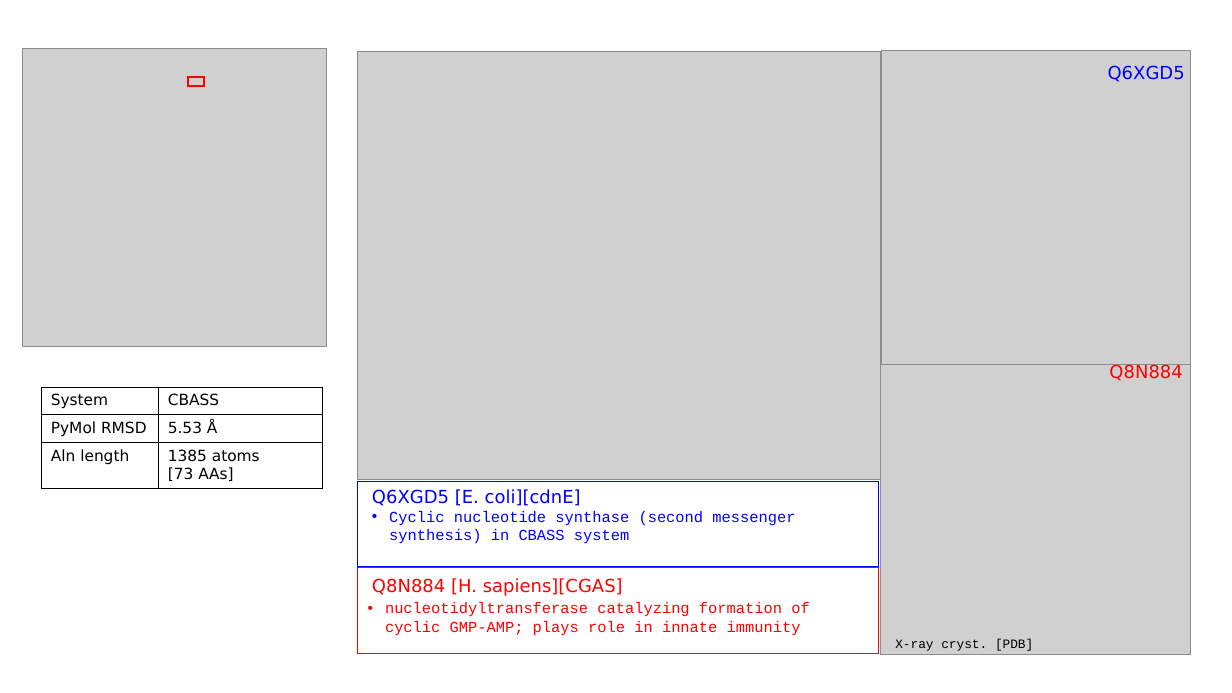
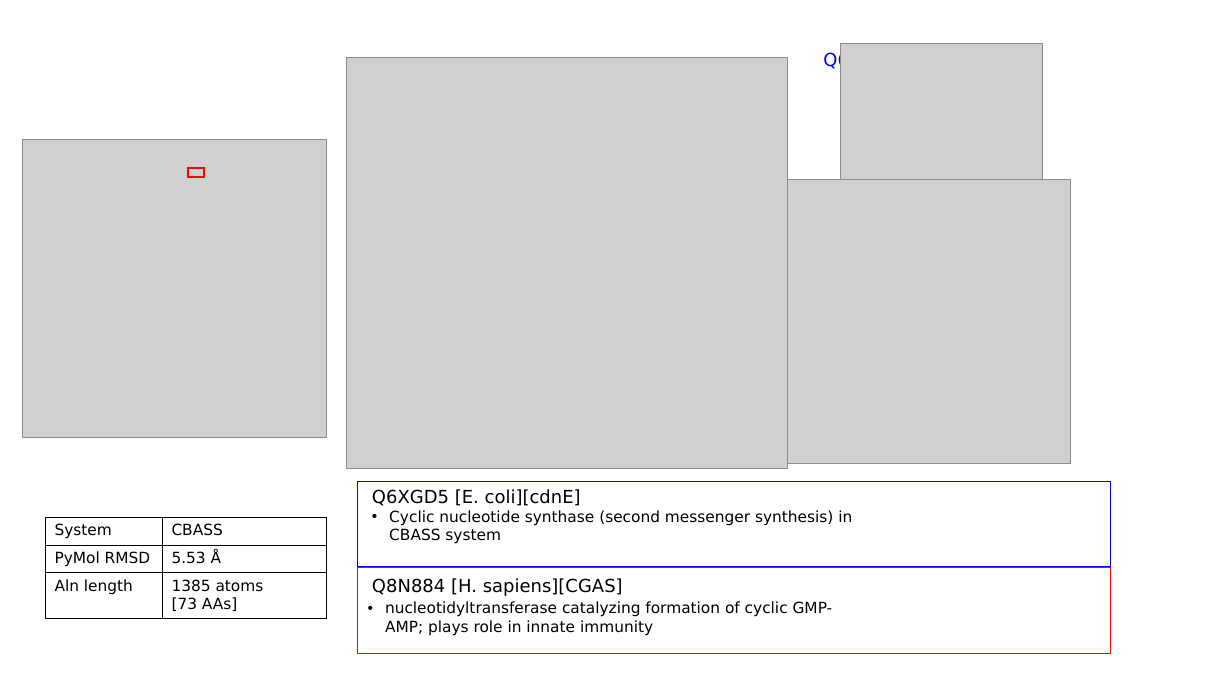
Before and after one commit to juliandeanmoran/BISSH, a slide deck: slide 14 of reports/2026-04-10_projectUpdate_2_jmoran.pptx. Drawn at 1232x693 pixels with LibreOffice and Linux fonts; fonts in the diff are those of the drawing; grey boxes stand for pictures. Boxes give left, top, right and bottom in pixels: in the first picture for what was removed or moved away, otherwise in the second. Text is boxed around its words. In the diff, an @@ line names an element or a change of style, - is before the commit and + after.

```diff
--- a/reports/2026-04-10_projectUpdate_2_jmoran.pptx
+++ b/reports/2026-04-10_projectUpdate_2_jmoran.pptx
@@ picture: place and size @@
-picture at [358,51,881,479]
+picture at [347,57,788,469]
@@ text "Q6XGD5": place and size @@
-text "Q6XGD5" at [1108,65,1185,82]
+text "Q6XGD5" at [823,52,900,71]
@@ picture added at [841,43,1043,192] @@
@@ picture removed at [882,51,1191,365] @@
@@ picture: place and size @@
-picture at [22,49,326,347]
+picture at [22,140,326,437]
@@ rectangle: place and size @@
-rectangle at [188,77,203,86]
+rectangle at [188,168,203,177]
@@ picture added at [787,180,1070,464] @@
@@ picture removed at [881,365,1190,654] @@
@@ text removed at [1109,364,1182,381] @@
-Q8N884
@@ rectangle: place and size @@
-rectangle at [358,482,879,567]
+rectangle at [358,482,1110,567]
@@ text "Q6XGD5 [E. coli][cdnE]" at [372,489,581,506]: text colour #0000FF to #000000 @@
@@ text "Cyclic nucleotide synthase (second messenger ..." at [389,510,852,544]: font Courier New to DejaVu Sans, text colour #0000FF to #000000 @@
@@ table: place and size @@
-table at [42,387,323,489]
+table at [45,518,327,619]
@@ rectangle: place and size @@
-rectangle at [358,568,879,653]
+rectangle at [358,568,1110,653]
@@ text "nucleotidyltransferase catalyzing formation of cyclic ..." at [385,601,833,636]: font Courier New to DejaVu Sans, text colour #FF0000 to #000000 @@
@@ text "Q8N884 [H. sapiens][CGAS]" at [372,578,623,596]: text colour #FF0000 to #000000 @@
@@ text removed at [895,639,1033,651] @@
-X-ray cryst. [PDB]
```
Also in this commit, not shown: 3 other slides changed.
